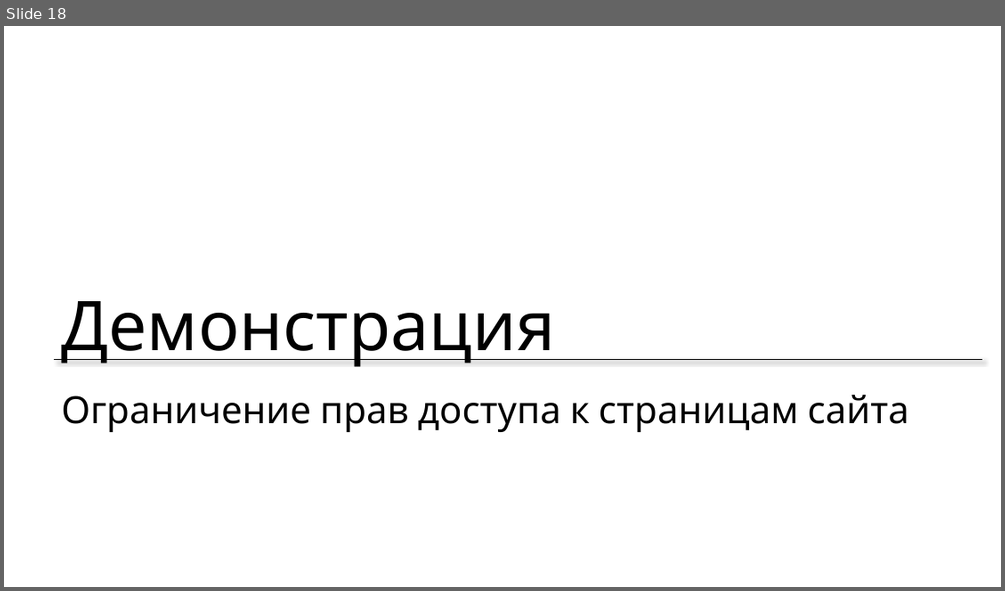
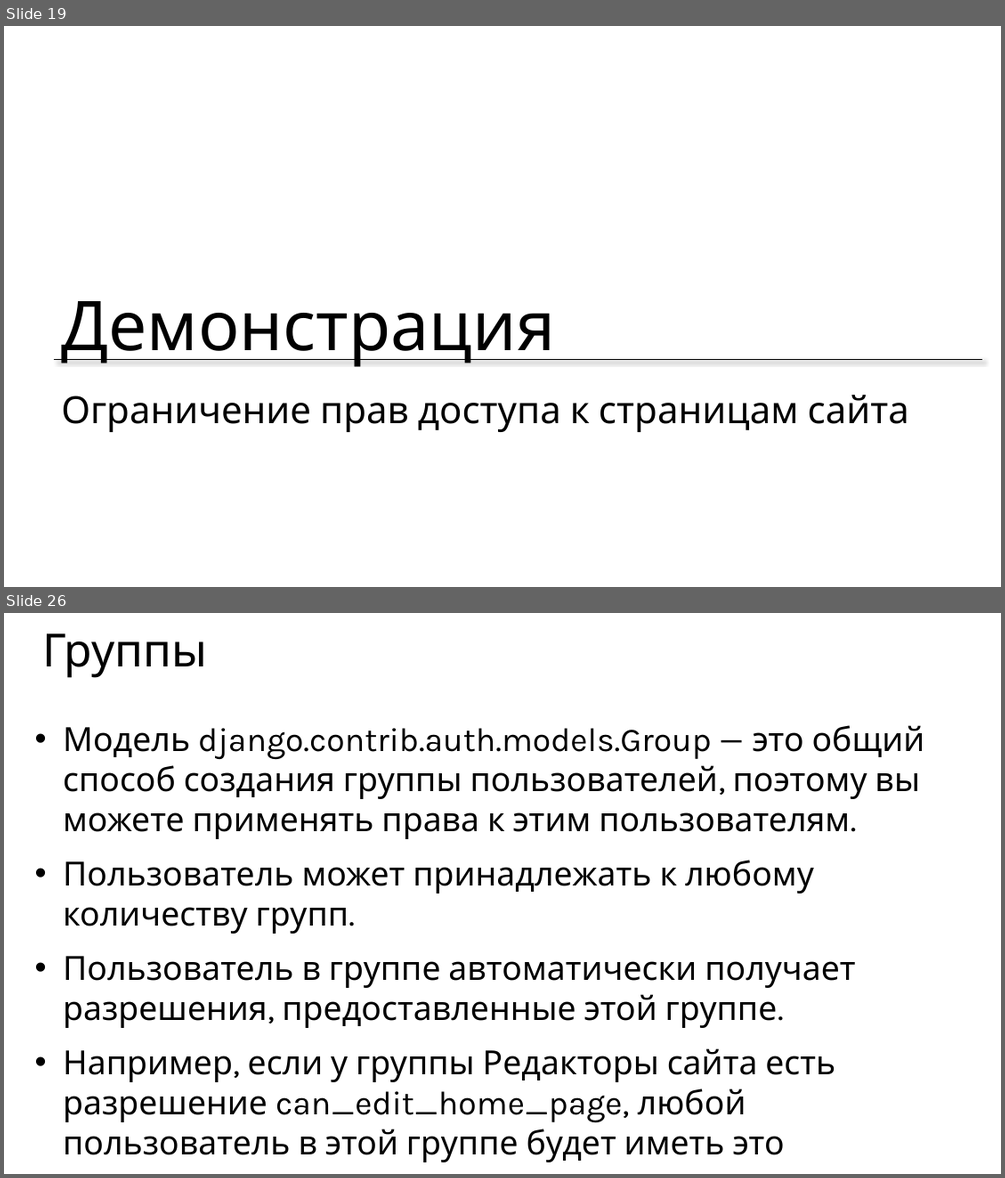
Before and after one commit to maxchv/LearnPython, a slide deck: week14/auth.pptx. Shown one above the other, each under a label of ours: slide 18 before the commit, slides 19 and 26 after it; the slides between them are not shown. The pictures are 1005x591 and 1005x1178 pixels, drawn with LibreOffice and Linux fonts; fonts in the diff are those of the drawing. Boxes give left, top, right and bottom in pixels: in the first picture for what was removed or moved away, otherwise in the second. Text is boxed around its words. In the diff, an @@ line names an element or a change of style, - is before the commit and + after.

```diff
--- a/week14/auth.pptx
+++ b/week14/auth.pptx
@@ slide 26 added at [4,613,1001,1174], background #FFFFFF @@
@@ title added at [42,633,208,678], 44 pt, text #000000 @@
+Группы
@@ text added at [63,725,925,1162], 32 pt, text #000000 @@
+• Модель django.contrib.auth.models.Group — это общий способ создания группы пользователей, поэтому вы можете применять права к этим пользователям.
+• Пользователь может принадлежать к любому количеству групп.
+• Пользователь в группе автоматически получает разрешения, предоставленные этой группе.
+• Например, если у группы Редакторы сайта есть разрешение can_edit_home_page, любой пользователь в этой группе будет иметь это разрешение.
@@ what was slide 18 is now slide 19 @@
```
Also in this commit, not shown: 2 slides changed, 11 other slides added, 12 slides removed, 39 other files.
